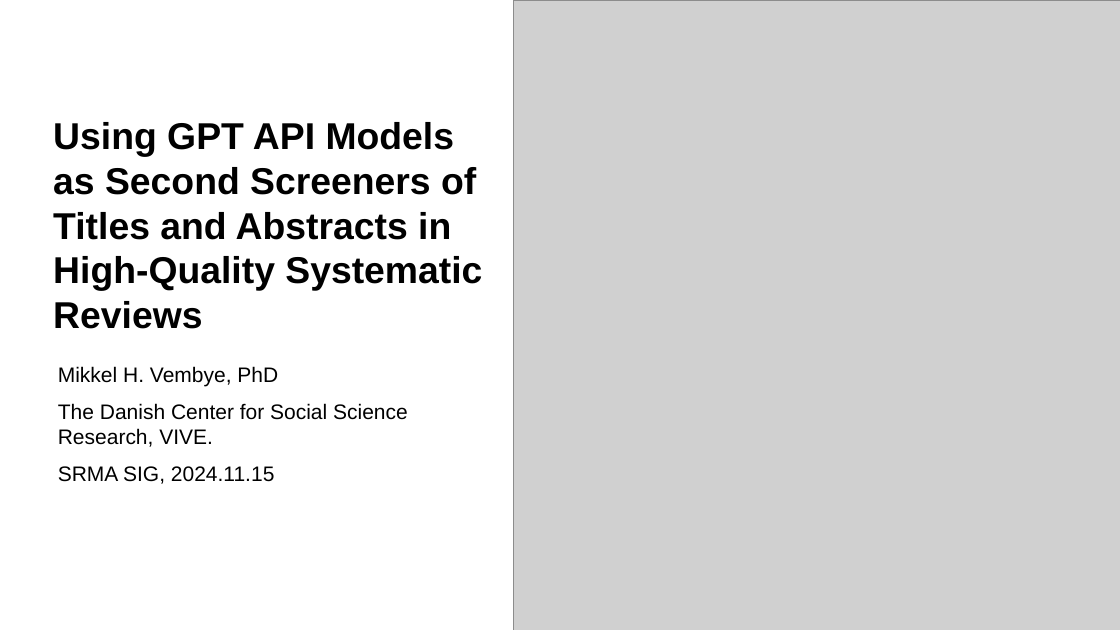
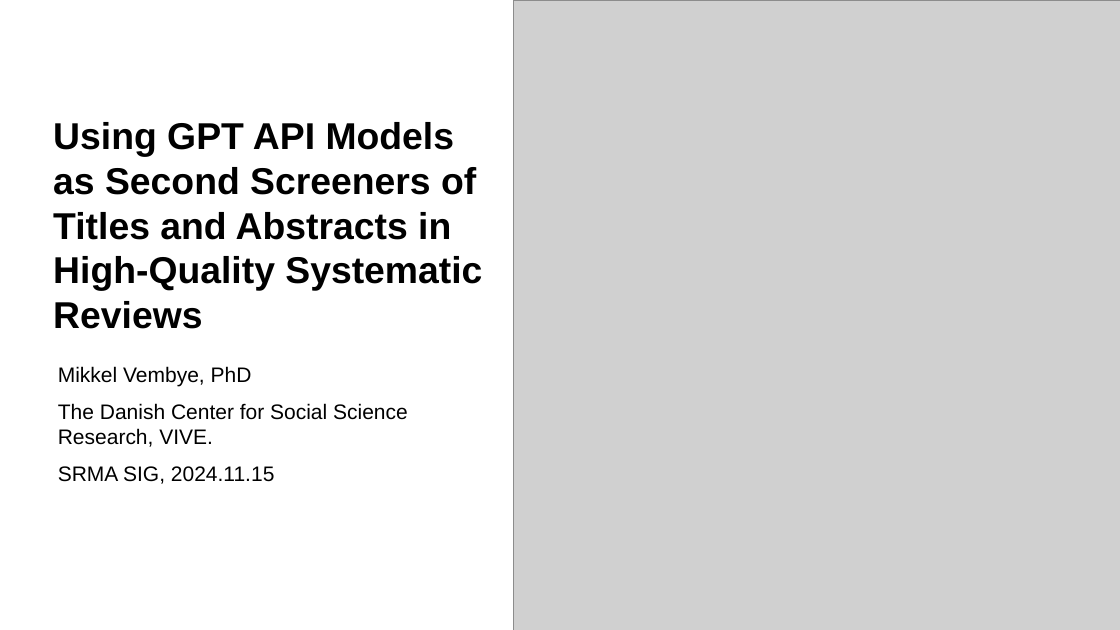
Before and after one commit to MikkelVembye/SRMA-SIG-presentation, a slide deck: slide 1 of SRMA SIG presentation 2024 .potx.pptx. Drawn at 1120x630 pixels with LibreOffice and Linux fonts; fonts in the diff are those of the drawing; grey boxes stand for pictures; background and template pictures are left out. Boxes give left, top, right and bottom in pixels: in the first picture for what was removed or moved away, otherwise in the second. Text is boxed around its words. In the diff, an @@ line names an element or a change of style, - is before the commit and + after.

```diff
--- a/SRMA SIG presentation 2024 .potx.pptx
+++ b/SRMA SIG presentation 2024 .potx.pptx
@@ text at (58, 366, 252, 387): text changed @@
-Mikkel H. Vembye, PhD
+Mikkel Vembye, PhD
```
Also in this commit, not shown: 7 other slides changed, 1 slide added.
